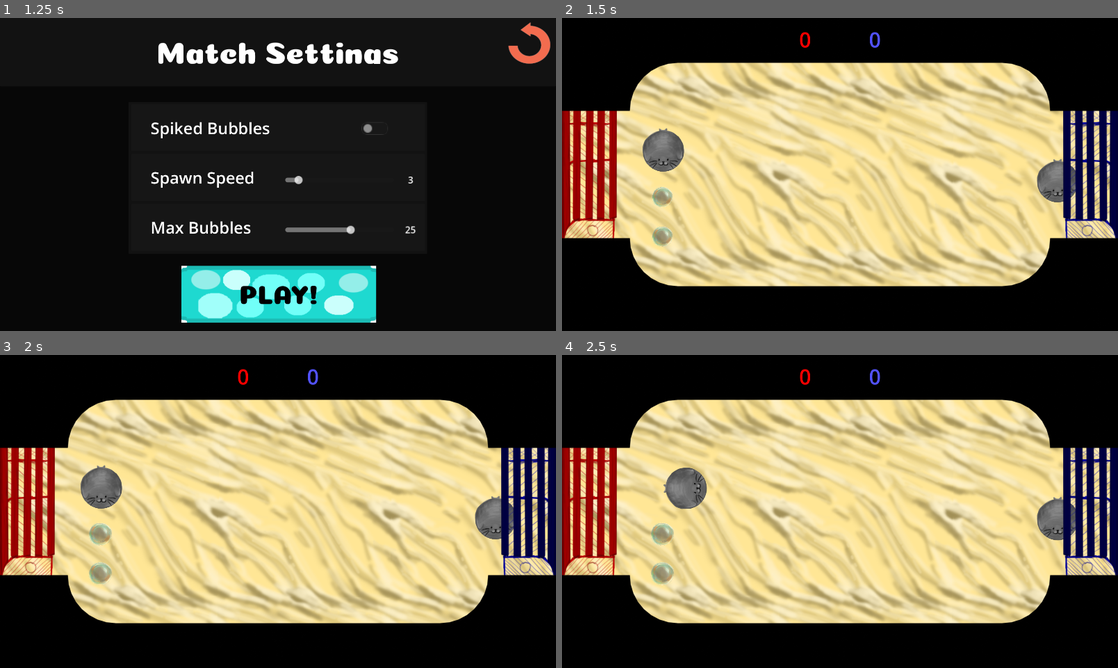
Above: before the commit, frames 1-4 (two rows, left to right).
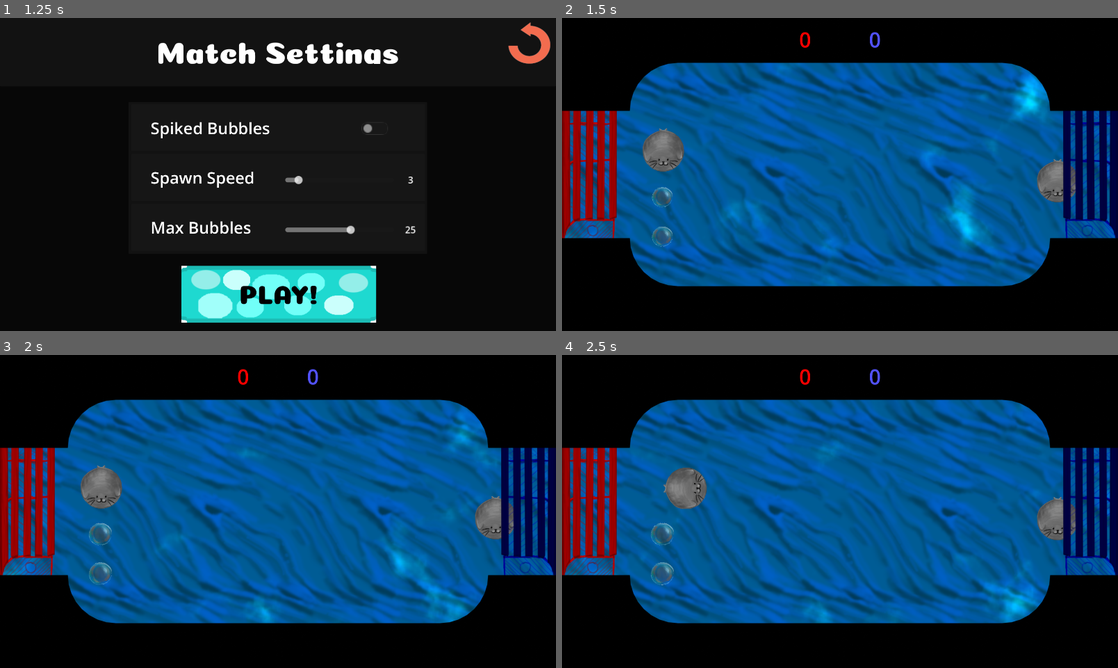
Above: after the commit, the same moments.

Repository: corpusCallosotomy/BubbleBowl
Game: Godot game, scene res://scenes/screens/menus/TitleScreen.tscn
Same seed, same stepped clock (60 frames per second), same inputs: the game is played once before the commit and once after it. The engine's default icon, where the game draws it, is replaced by a stand-in: a white triangle on a blue panel in a dark square.
Inputs:
- Up to frame 1 (1.25 s): click "Play" at 0.5 s
- Up to frame 2 (1.5 s): click "PLAY!" at 1.25 s
- Up to frame 3 (2 s): no input
- Up to frame 4 (2.5 s): hold D (P1_right) from 2.03 s (still down); tap Down (P2_down) at 2.1 s

Frame 1 is identical in both runs. In frame 2, 57% of the frame differs, in the area x 0-100%, y 14-86%; in frame 3, 57%; in frame 4, 57%.

Commit message:
Update arena.tscn

Diff:
--- a/scenes/screens/arena/arena.tscn
+++ b/scenes/screens/arena/arena.tscn
@@ -7,6 +7,8 @@
 [ext_resource type="Script" path="res://scenes/screens/arena/bubble_spawner.gd" id="5_k3v74"]
 [ext_resource type="Script" path="res://scripts/score_display.gd" id="6_alnfp"]
 [ext_resource type="Texture2D" uid="uid://qoo2rshqtl53" path="res://VFX/Sand_Texture_V2.png" id="6_jblcl"]
+[ext_resource type="Shader" path="res://VFX/VFX_Scene_Test.gdshader" id="8_12cvm"]
+[ext_resource type="Texture2D" uid="uid://blqc01j3w6hci" path="res://icon.svg" id="9_6inbr"]
 
 [sub_resource type="CircleShape2D" id="CircleShape2D_w3glh"]
 radius = 51.4781
@@ -21,6 +23,34 @@
 
 [sub_resource type="LabelSettings" id="LabelSettings_h56k3"]
 font_size = 72
+
+[sub_resource type="FastNoiseLite" id="FastNoiseLite_qnldv"]
+noise_type = 2
+seed = 1
+frequency = 0.04
+
+[sub_resource type="NoiseTexture2D" id="NoiseTexture2D_16rmy"]
+seamless = true
+noise = SubResource("FastNoiseLite_qnldv")
+
+[sub_resource type="FastNoiseLite" id="FastNoiseLite_histy"]
+noise_type = 2
+
+[sub_resource type="NoiseTexture2D" id="NoiseTexture2D_e412v"]
+seamless = true
+noise = SubResource("FastNoiseLite_histy")
+
+[sub_resource type="ShaderMaterial" id="ShaderMaterial_rvomy"]
+shader = ExtResource("8_12cvm")
+shader_parameter/scroll1 = Vector2(0.01, 0.01)
+shader_parameter/scroll2 = Vector2(-0.05, -0.05)
+shader_parameter/distortion_strength = 0.0600001
+shader_parameter/tone_color = Color(0, 0.4, 1, 1)
+shader_parameter/top_color = Color(0, 1, 1, 1)
+shader_parameter/light_start = 0.282
+shader_parameter/light_end = 1.0
+shader_parameter/noise1 = SubResource("NoiseTexture2D_16rmy")
+shader_parameter/noise2 = SubResource("NoiseTexture2D_e412v")
 
 [node name="Node2D" type="Node2D"]
 
@@ -120,7 +150,7 @@
 label_settings = SubResource("LabelSettings_h56k3")
 
 [node name="FloorSprite" type="Sprite2D" parent="."]
-z_index = -2
+z_index = -10
 texture_repeat = 2
 position = Vector2(1027, 468)
 rotation = 0.0105247
@@ -128,3 +158,8 @@
 texture = ExtResource("6_jblcl")
 region_enabled = true
 region_rect = Rect2(0, -4576, 10060, 6624)
+
+[node name="Water" type="Sprite2D" parent="FloorSprite"]
+material = SubResource("ShaderMaterial_rvomy")
+scale = Vector2(100, 100)
+texture = ExtResource("9_6inbr")
Not shown: 1 places in scenes/screens/arena/arena.tscn that only renumber resources
